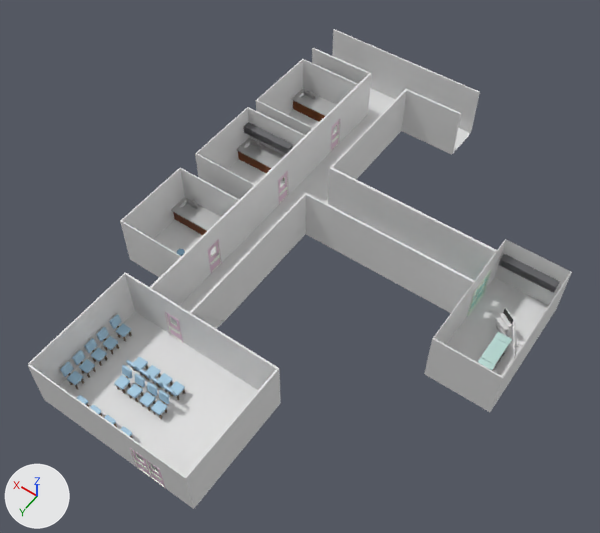
An edit to the Blender file Assets/Models/Rooms/SurgeryRoom.blend, drawn before and after from the same camera.
The view is the same before and after, from a camera (50 mm lens) standing at (-27.9, 93.6, 131.7) and looking at (31.7, 10.3, 0.7). Lighting does not change. The marker at lower left points along +X, +Y and +Z.

The scene before the commit, as lines of its bpy script (objects in view):
```python
ob_cabinets = bpy.data.objects.new('cabinets', me_cube_018)
ob_cabinets.location = (62.3, -12.8, -3.0)
ob_cabinets.scale = (2.08, 2.08, 2.08)
ob_cube = bpy.data.objects.new('Cube', me_cube_011)
ob_cube.location = (56.3, -6.4, -0.5)
ob_cube.scale = (8.06, 9.1, 4.51)
ob_cube_001 = bpy.data.objects.new('Cube.001', me_cube_019)
ob_cube_001.location = (56.3, 16.7, -0.6)
ob_cube_001.scale = (8.06, 9.1, 4.51)
ob_cube_002 = bpy.data.objects.new('Cube.002', me_cube_020)
ob_cube_002.location = (56.3, -27.5, -0.7)
ob_cube_002.scale = (8.06, 9.1, 4.51)
ob_hallways_walls___floor = bpy.data.objects.new('hallways walls & floor', me_cube_004)
ob_hallways_walls___floor.location = (41.2, -17.9, -1.4)
ob_left_door_placeholder__surgery = bpy.data.objects.new('left door placeholder (surgery)', me_cube_006)
ob_left_door_placeholder__surgery.location = (0.1, -7.2, -4.5)
ob_left_door_placeholder__surgery.scale = (0.376, 0.376, 0.376)
ob_room_base = bpy.data.objects.new('room base', me_room)
ob_room_base.location = (-12.8, -2.6, -4.1)
ob_room_base.scale = (1.02, 1.02, 1.02)
ob_waiting_room_walls___floor = bpy.data.objects.new('waiting room walls & floor', me_cube_010)
ob_waiting_room_walls___floor.location = (42.5, 35.7, -4.1)
# also in view: 'cabinets.001' at (58.4, -34.0, -3.0); 'cabinets.002' at (58.4, 10.0, -2.9); 'shelves' at (-6.4, -13.4, 2.3); 'surgery bed' at (-8.7, 3.3, -3.7)
```
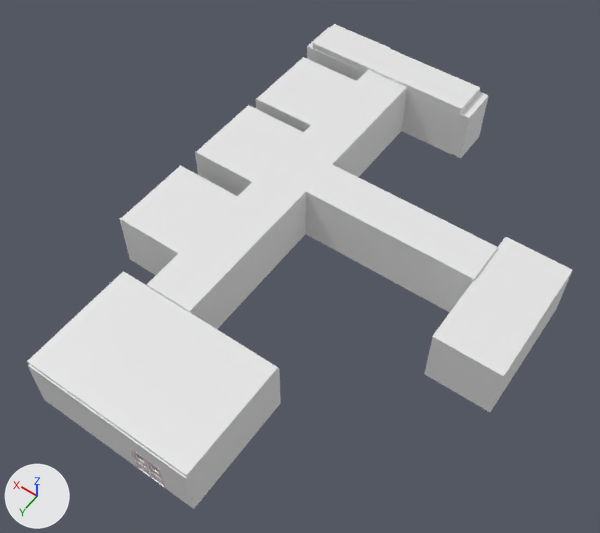
Edits to the bpy script that builds the scene:
```text
Change me_room:
    used by ob_room_base; location = (-12.8, -2.6, -4.1); scale = (1.02, 1.02, 1.02)
    remove me_room.from_pydata(...)  # 20 vertices, 18 faces; spans x -1.0..12.7, y -11.6..16.3, z -1.0..11.2
    add me_room.from_pydata(...)  # 34 vertices, 25 faces; spans x -1.0..12.9, y -11.6..16.3, z -1.0..11.7
    me_room part 1
    5 faces are deleted
    4 vertices in x -1.0..12.7, y -11.6..16.3, z 11.0 move by (0.0, 0.0, 0.7)
    14 vertices are added at x 12.5..12.9, y -11.6..16.3, z -0.9..11.7
    12 new faces join them
Change me_cube_004:
    used by ob_hallways_walls___floor; location = (41.2, -17.9, -1.4)
    remove me_cube_004.from_pydata(...)  # 195 vertices, 189 faces; spans x -41.2..23.5, y -32.2..52.7, z -3.8..8.7
    add me_cube_004.from_pydata(...)  # 251 vertices, 243 faces; spans x -41.2..25.0, y -32.2..53.0, z -3.8..10.2
    me_cube_004 part 2: 3 vertices removed from x -2.7..23.5, y -31.8..52.7, z 8.7; 59 vertices added at x -41.0..25.0, y -32.2..53.0, z -3.7..10.2
Change me_cube_010:
    used by ob_waiting_room_walls___floor; location = (42.5, 35.7, -4.1)
    remove me_cube_010.from_pydata(...)  # 196 vertices, 166 faces; spans x -23.9..12.2, y -1.0..23.9, z -1.0..11.4
    add me_cube_010.from_pydata(...)  # 204 vertices, 177 faces; spans x -23.9..12.2, y -1.0..23.9, z -1.0..12.2
    me_cube_010 part 3: 8 vertices added at x -23.9..12.2, y -0.6..23.6, z 11.4..12.2
Change me_cube_011:
    used by ob_cube; location = (56.3, -6.4, -0.5); scale = (8.06, 9.1, 4.51)
    remove me_cube_011.from_pydata(...)  # 21 vertices, 17 faces; spans x -1.0..1.0, y -1.0..1.0, z -1.0..1.73
    add me_cube_011.from_pydata(...)  # 31 vertices, 27 faces; spans x -1.0..1.0, y -1.0..1.0, z -1.0..1.86
    me_cube_011 part 4
    1 face is deleted
    4 vertices are added at (0.97, -1.0, 1.73), (-0.97, -1.0, 1.73), (0.97, -1.0, 1.86), (-0.97, -1.0, 1.86)
    6 new vertices lie (0.0, 0.0, 0.13) away from vertices in x -1.0..1.0, y 0.93..1.0, z 1.73
    11 new faces join them
Change me_cube_019:
    used by ob_cube_001; location = (56.3, 16.7, -0.6); scale = (8.06, 9.1, 4.51)
    remove me_cube_019.from_pydata(...)  # 21 vertices, 17 faces; spans x -1.0..1.0, y -1.0..1.0, z -1.0..1.73
    add me_cube_019.from_pydata(...)  # 31 vertices, 27 faces; spans x -1.0..1.0, y -1.0..1.0, z -1.0..1.89
    me_cube_019 part 5
    1 face is deleted
    4 vertices are added at (0.97, -1.0, 1.73), (-0.97, -1.0, 1.73), (0.97, -1.0, 1.89), (-0.97, -1.0, 1.89)
    6 new vertices lie (0.0, 0.0, 0.16) away from vertices in x -1.0..1.0, y 0.93..1.0, z 1.73
    11 new faces join them
Change me_cube_020:
    used by ob_cube_002; location = (56.3, -27.5, -0.7); scale = (8.06, 9.1, 4.51)
    remove me_cube_020.from_pydata(...)  # 21 vertices, 17 faces; spans x -1.0..1.0, y -1.0..1.0, z -1.0..1.73
    add me_cube_020.from_pydata(...)  # 31 vertices, 27 faces; spans x -1.0..1.0, y -1.0..1.0, z -1.0..1.86
    me_cube_020 part 6
    1 face is deleted
    4 vertices are added at (0.97, -1.0, 1.73), (-0.97, -1.0, 1.73), (0.97, -1.0, 1.86), (-0.97, -1.0, 1.86)
    6 new vertices lie (0.0, 0.0, 0.13) away from vertices in x -1.0..1.0, y 0.93..1.0, z 1.73
    11 new faces join them
Change ob_room_base:
    remove _m = ob_room_base.modifiers.new('left door', 'BOOLEAN')
    remove _m.object = ob_left_door_placeholder__surgery
Remove ob_left_door_placeholder__surgery:
    ob_left_door_placeholder__surgery = bpy.data.objects.new('left door placeholder (surgery)', me_cube_006)
    ob_left_door_placeholder__surgery.location = (0.1, -7.2, -4.5)
    ob_left_door_placeholder__surgery.scale = (0.376, 0.376, 0.376)
```

Changed parts and their boxes (x1, y1, x2, y2) in the pictures (600 x 533 px):
'hallways walls & floor', reshaped: before (150, 29, 497, 329); after (146, 24, 498, 329)
'waiting room walls & floor', reshaped: before (28, 272, 281, 509); after (27, 271, 281, 509)
'room base', reshaped, modifiers changed: before (424, 239, 572, 412); after (424, 237, 573, 412)
'Cube.001', reshaped: before (120, 168, 239, 277); after (119, 165, 237, 275)
'Cube', reshaped: before (195, 107, 305, 200); after (195, 105, 303, 196)
'Cube.002', reshaped: before (256, 59, 358, 135); after (256, 57, 356, 132)
'left door placeholder (surgery)', deleted: before (467, 270, 491, 316)
part 1 of me_room, built on: before (431, 239, 572, 381); after (431, 237, 573, 381)
part 2 of me_cube_004, built on: before (190, 29, 390, 328); after (146, 24, 498, 329)
part 3 of me_cube_010, added: after (27, 271, 278, 477)
part 4 of me_cube_011, built on: before (196, 153, 256, 186); after (195, 105, 303, 183)
part 5 of me_cube_019, built on: before (121, 221, 181, 257); after (119, 165, 237, 254)
part 6 of me_cube_020, built on: before (256, 100, 313, 128); after (256, 57, 356, 127)
